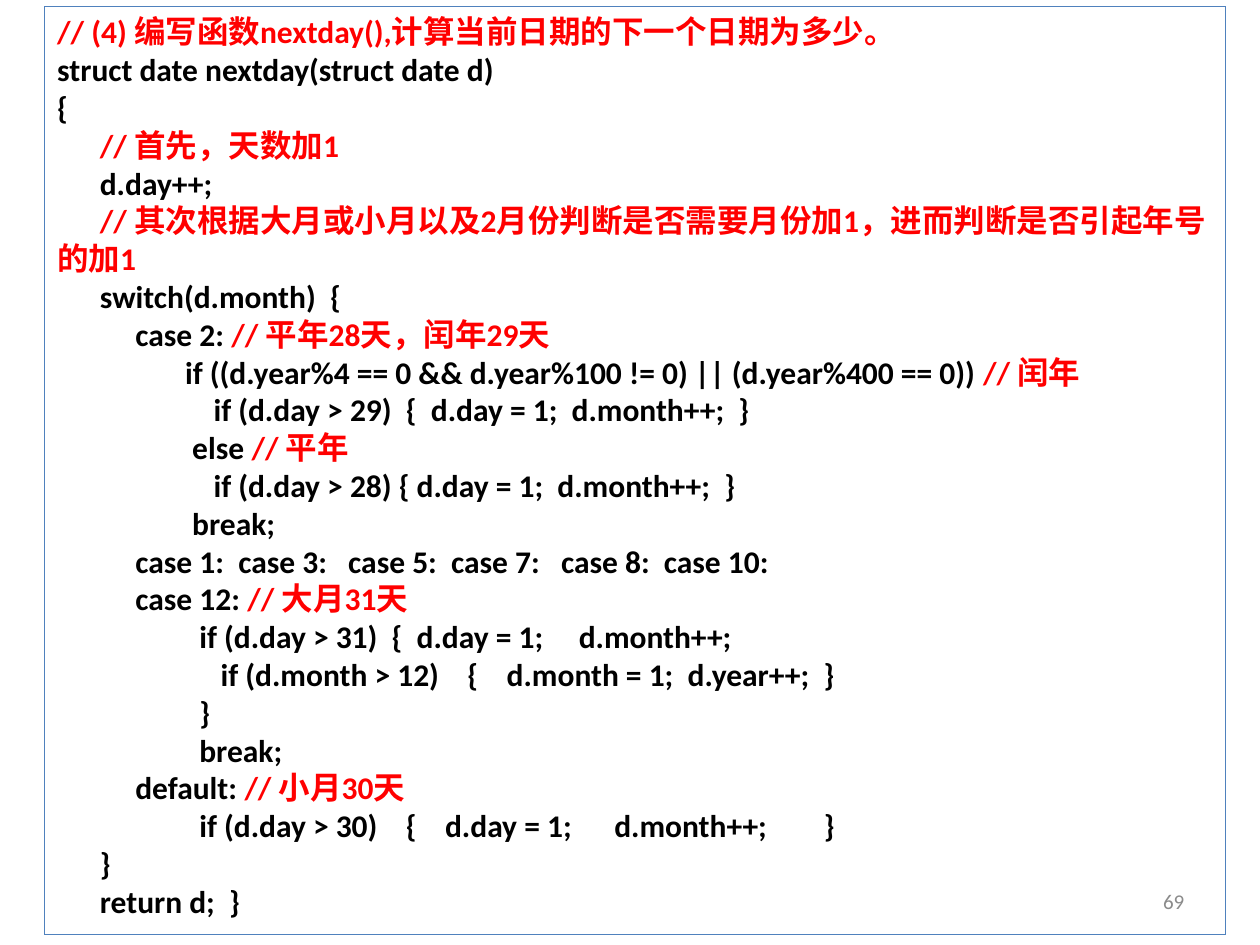
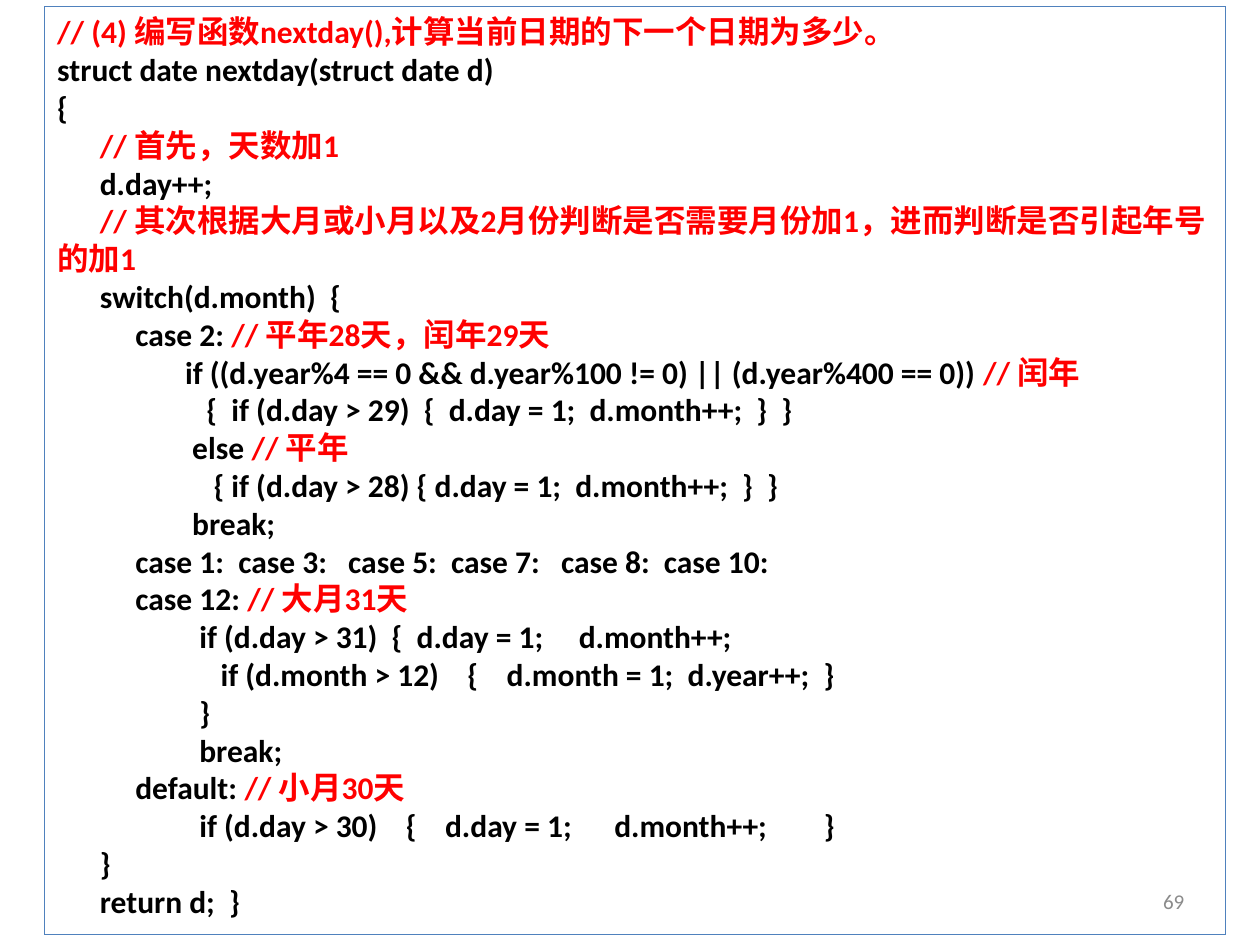
Before and after one commit to jtrfid/C-Repositories, a slide deck: slide 69 of 2016/上机安排.pptx. Drawn at 1260x945 pixels with LibreOffice and Linux fonts; fonts in the diff are those of the drawing. Boxes give left, top, right and bottom in pixels: in the first picture for what was removed or moved away, otherwise in the second. Text is boxed around its words. In the diff, an @@ line names an element or a change of style, - is before the commit and + after.

```diff
--- a/2016/上机安排.pptx
+++ b/2016/上机安排.pptx
@@ text in rectangle at [231,398,743,426]: text changed @@
-if (d.day > 29) { d.day = 1; d.month++; }
+{ if (d.day > 29) { d.day = 1; d.month++; } }
@@ text in rectangle at [231,474,728,502]: text changed @@
-if (d.day > 28) { d.day = 1; d.month++; }
+{ if (d.day > 28) { d.day = 1; d.month++; } }
```
Also in this commit, not shown: 1 other slide changed.
